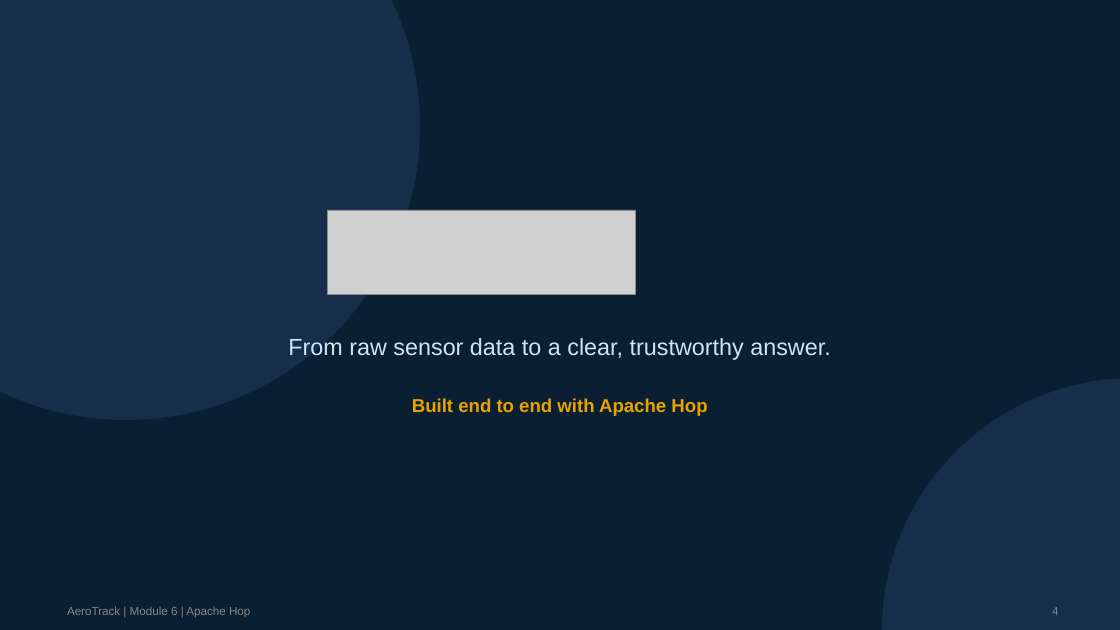
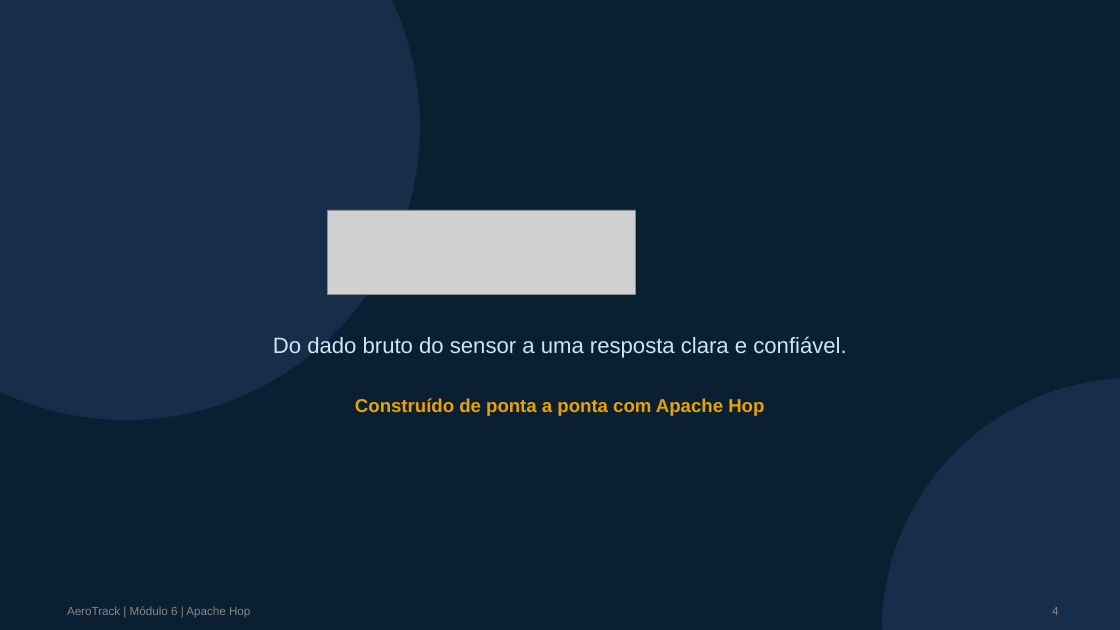
Before and after one commit to JulianaBallin/AeroTrack, a slide deck: slide 4 of docs/evidencias/AeroTrack-Apresentacao-Modulo6.pptx. Drawn at 1120x630 pixels with LibreOffice and Linux fonts; fonts in the diff are those of the drawing; grey boxes stand for pictures. Boxes give left, top, right and bottom in pixels: in the first picture for what was removed or moved away, otherwise in the second. Text is boxed around its words. In the diff, an @@ line names an element or a change of style, - is before the commit and + after.

```diff
--- a/docs/evidencias/AeroTrack-Apresentacao-Modulo6.pptx
+++ b/docs/evidencias/AeroTrack-Apresentacao-Modulo6.pptx
@@ text at (273,336,846,358): text changed; size 20 to 19 pt @@
-From raw sensor data to a clear, trustworthy answer.
+Do dado bruto do sensor a uma resposta clara e confiável.
@@ text at (355,398,764,416): text changed @@
-Built end to end with Apache Hop
+Construído de ponta a ponta com Apache Hop
@@ text at (67,606,250,618): text changed @@
-AeroTrack | Module 6 | Apache Hop
+AeroTrack | Módulo 6 | Apache Hop
```
Also in this commit, not shown: 13 other slides changed, 2 slides added, 2 slides removed, 4 other files.
